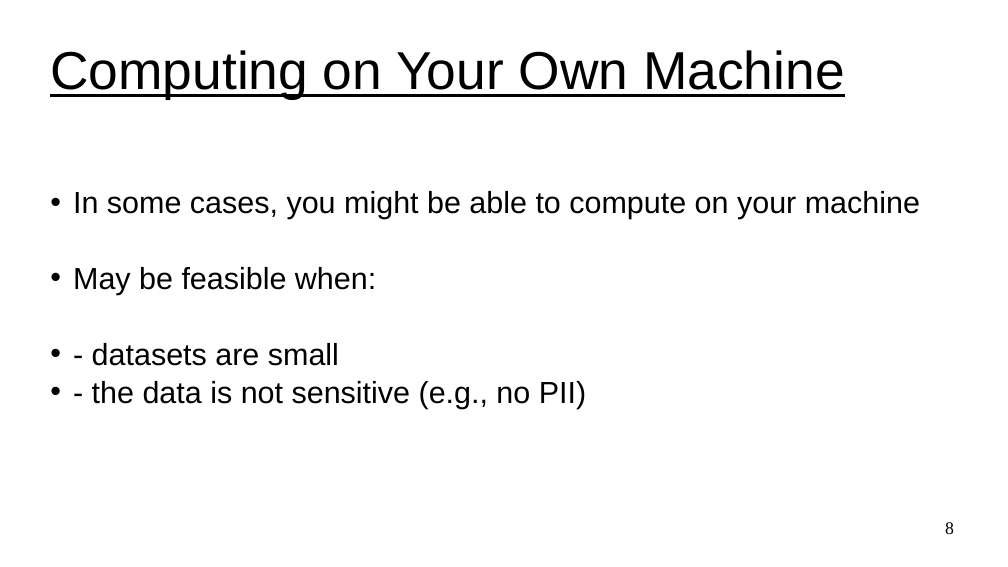
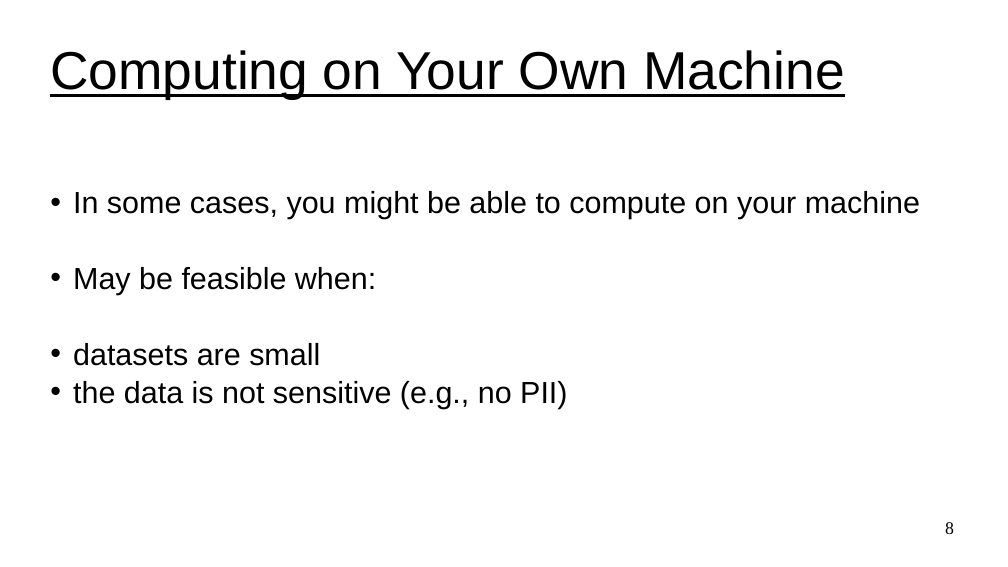
Before and after one commit to UVADS/ds6011, a slide deck: slide 8 of 10_computing_options.pptx. Drawn at 1008x567 pixels with LibreOffice and Linux fonts; fonts in the diff are those of the drawing. Boxes give left, top, right and bottom in pixels: in the first picture for what was removed or moved away, otherwise in the second. Text is boxed around its words. In the diff, an @@ line names an element or a change of style, - is before the commit and + after.

Commit message:
updated sensitive data options

```diff
--- a/10_computing_options.pptx
+++ b/10_computing_options.pptx
@@ subtitle at (73,343,567,409): text changed @@
-• - datasets are small
-• - the data is not sensitive (e.g., no PII)
+• datasets are small
+• the data is not sensitive (e.g., no PII)
```
Also in this commit, not shown: 6 other slides changed, 1 other file.
